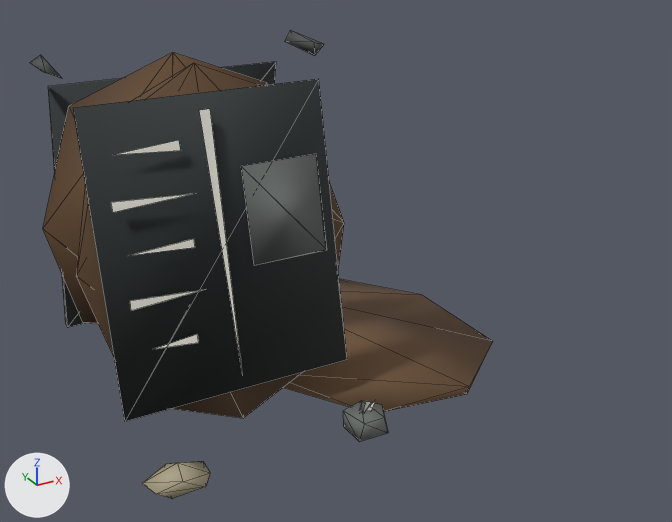
The glTF model sketches/core-loop/assets/models/park/props/crown/shift_board_b_lod2.glb as it was, and as the next commit left it.
One viewpoint serves both versions: a 50 mm lens placed at (-1.36, -2.78, 1.75), pointed at (0.08, -0.16, 0.44). Every picture has the same lights, and +X, +Y and +Z are marked at lower left. The first picture is the older version. Mesh edges are drawn as thin lines. Where no turn or scale is listed for an object, it has been applied to the vertices. Vertices at exactly the same position are counted once.

Names of what the first picture shows: 'Surface.001'.
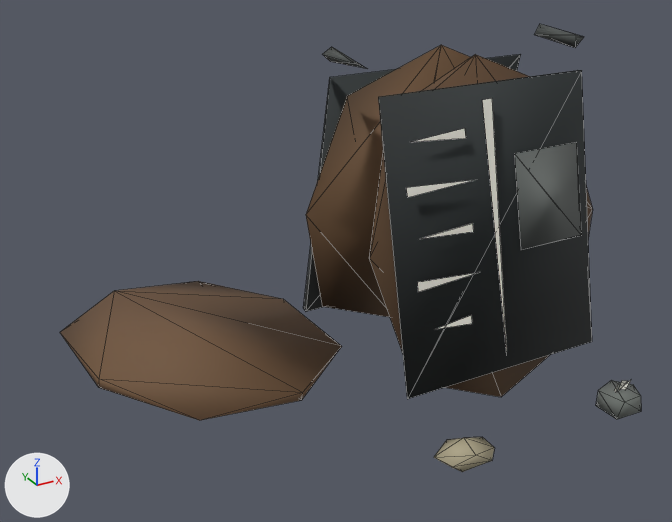
The change in detail:
me_surface_002 is used by ob_surface_001; location (0.0, 0.0, 0.0).
me_surface_002 had 125 vertices, 131 faces and spanned x -0.83..0.68, y -0.61..0.55, z 0.0..1.2.
me_surface_002 now has 125 vertices, 131 faces and spans x -0.75..0.9, y -0.92..0.79, z 0.0..1.2.
me_surface_002 part 1: the loose piece of 5 vertices spanning x -0.77..0.01, y 0.15..0.37, z 0.15..1.08 is moved by (0.82, -0.31, 0.0).
me_surface_002 part 2: the loose piece of 9 vertices spanning x -0.83..0.08, y 0.09..0.36, z 0.04..1.16 is moved by (0.82, -0.31, 0.0).
me_surface_002 part 3: the loose piece of 12 vertices spanning x -0.23..0.68, y -0.55..0.55, z 0.01..0.05 is moved by (-0.53, 0.24, 0.0).
me_surface_002 part 4: the loose piece of 3 vertices spanning x -0.65..-0.5, y -0.33..-0.32, z 0.35..0.37 is moved by (0.82, -0.31, 0.0).
me_surface_002 part 5: the loose piece of 9 vertices spanning x -0.09..0.04, y -0.61..-0.48, z 0.0..0.07 is moved by (0.82, -0.31, 0.0).
me_surface_002 part 6: the loose piece of 3 vertices spanning x -0.03..-0.01, y -0.56..-0.54, z 0.05..0.12 is moved by (0.82, -0.31, 0.0).
me_surface_002 part 7: the loose piece of 10 vertices spanning x -0.83..0.08, y -0.35..-0.09, z 0.04..1.16 is moved by (0.82, -0.31, 0.0).
me_surface_002 part 8: the loose piece of 5 vertices spanning x -0.77..0.02, y -0.36..-0.14, z 0.16..1.09 is moved by (0.82, -0.31, 0.0).
me_surface_002 part 9: the loose piece of 3 vertices spanning x -0.02..0.01, y -0.56..-0.53, z 0.04..0.11 is moved by (0.82, -0.31, 0.0).
me_surface_002 part 10: the loose piece of 6 vertices spanning x 0.02..0.07, y -0.1..0.1, z 1.15..1.2 is moved by (0.82, -0.31, 0.0).
me_surface_002 part 11: the loose piece of 3 vertices spanning x -0.68..-0.47, y -0.2..-0.19, z 0.93..0.96 is moved by (0.82, -0.31, 0.0).
me_surface_002 part 12: the loose piece of 3 vertices spanning x -0.4..-0.36, y -0.36..-0.17, z 0.21..1.04 is moved by (0.82, -0.31, 0.0).
me_surface_002 part 13: the loose piece of 5 vertices spanning x -0.82..-0.77, y -0.1..0.1, z 1.15..1.19 is moved by (0.82, -0.31, 0.0).
me_surface_002 part 14: the loose piece of 3 vertices spanning x -0.7..-0.46, y -0.3..-0.29, z 0.49..0.52 is moved by (0.82, -0.31, 0.0).
me_surface_002 part 15: the loose piece of 10 vertices spanning x -0.78..-0.58, y -0.61..-0.47, z 0.01..0.08 is moved by (0.82, -0.31, 0.0).
me_surface_002 part 16: the loose piece of 3 vertices spanning x -0.7..-0.45, y -0.23..-0.22, z 0.78..0.81 is moved by (0.82, -0.31, 0.0).
me_surface_002 part 17: the loose piece of 5 vertices spanning x -0.29..-0.02, y -0.29..-0.22, z 0.55..0.86 is moved by (0.82, -0.31, 0.0).
me_surface_002 part 18: the loose piece of 3 vertices spanning x -0.68..-0.47, y -0.27..-0.26, z 0.64..0.67 is moved by (0.82, -0.31, 0.0).
Other edits to the shape of me_surface_002 do not show in these pictures.

Location of each change, (x1, y1, x2, y2) in pixels of the pictures (672 x 522 px; the box of a moved part takes in the faces that stretch with it):
'Surface.001', reshaped (25% wider): before (30, 30, 493, 499); after (60, 24, 641, 472)
part 1 of me_surface_002, moved or reshaped: before (48, 62, 276, 327); after (303, 54, 521, 311)
part 2 of me_surface_002, moved or reshaped: before (43, 53, 267, 324); after (306, 45, 471, 317)
part 3 of me_surface_002, moved or reshaped: before (283, 279, 493, 412); after (60, 281, 342, 420)
part 4 of me_surface_002, moved or reshaped: before (155, 334, 199, 349); after (437, 316, 473, 329)
part 5 of me_surface_002, moved or reshaped: before (343, 401, 388, 442); after (596, 380, 641, 419)
part 6 of me_surface_002, moved or reshaped: before (363, 401, 372, 411); after (619, 380, 627, 390)
part 7 of me_surface_002, moved or reshaped: before (76, 63, 344, 418); after (369, 54, 592, 397)
part 8 of me_surface_002, moved or reshaped: before (73, 79, 347, 422); after (378, 70, 592, 399)
part 9 of me_surface_002, moved or reshaped: before (368, 400, 376, 410); after (622, 381, 630, 390)
part 10 of me_surface_002, moved or reshaped: before (285, 30, 324, 55); after (534, 24, 584, 48)
part 11 of me_surface_002, moved or reshaped: before (115, 140, 181, 155); after (413, 128, 466, 142)
part 12 of me_surface_002, moved or reshaped: before (199, 109, 243, 375); after (482, 98, 507, 351)
part 13 of me_surface_002, moved or reshaped: before (30, 55, 61, 78); after (323, 47, 367, 69)
part 14 of me_surface_002, moved or reshaped: before (130, 290, 202, 311); after (418, 272, 479, 292)
part 15 of me_surface_002, moved or reshaped: before (142, 461, 210, 499); after (434, 437, 494, 472)
part 16 of me_surface_002, moved or reshaped: before (111, 193, 195, 212); after (407, 180, 474, 197)
part 17 of me_surface_002, moved or reshaped: before (241, 154, 327, 266); after (515, 142, 582, 250)
part 18 of me_surface_002, moved or reshaped: before (129, 239, 195, 256); after (420, 223, 474, 239)
